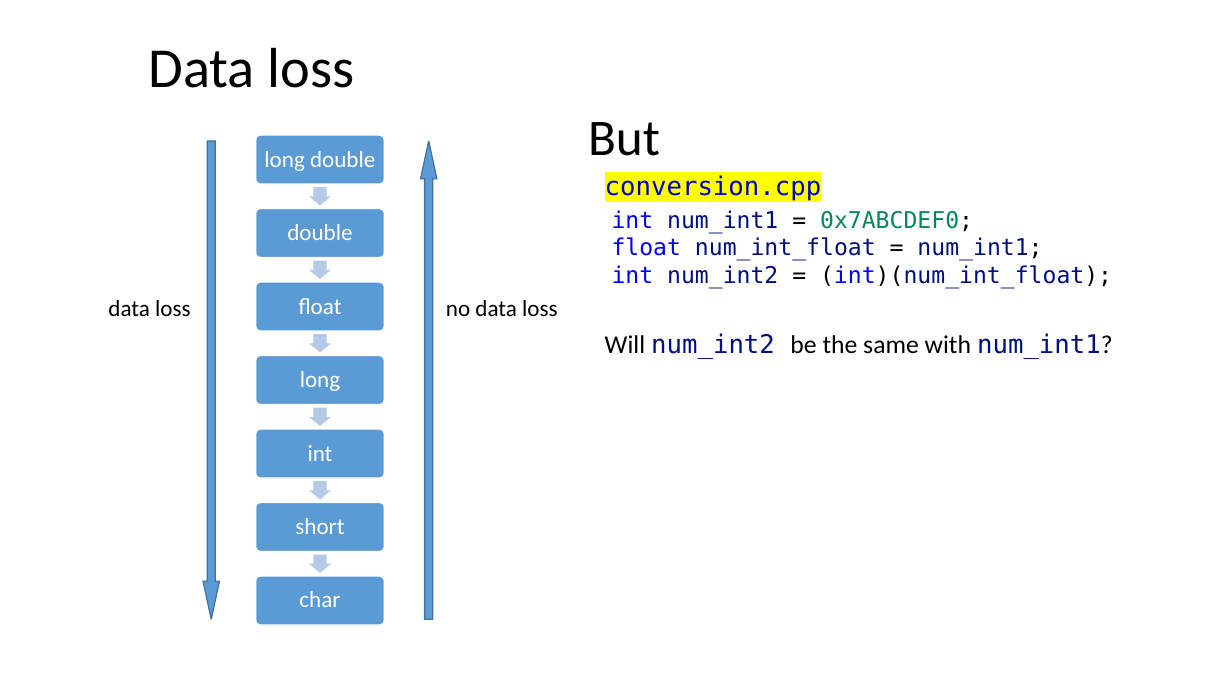
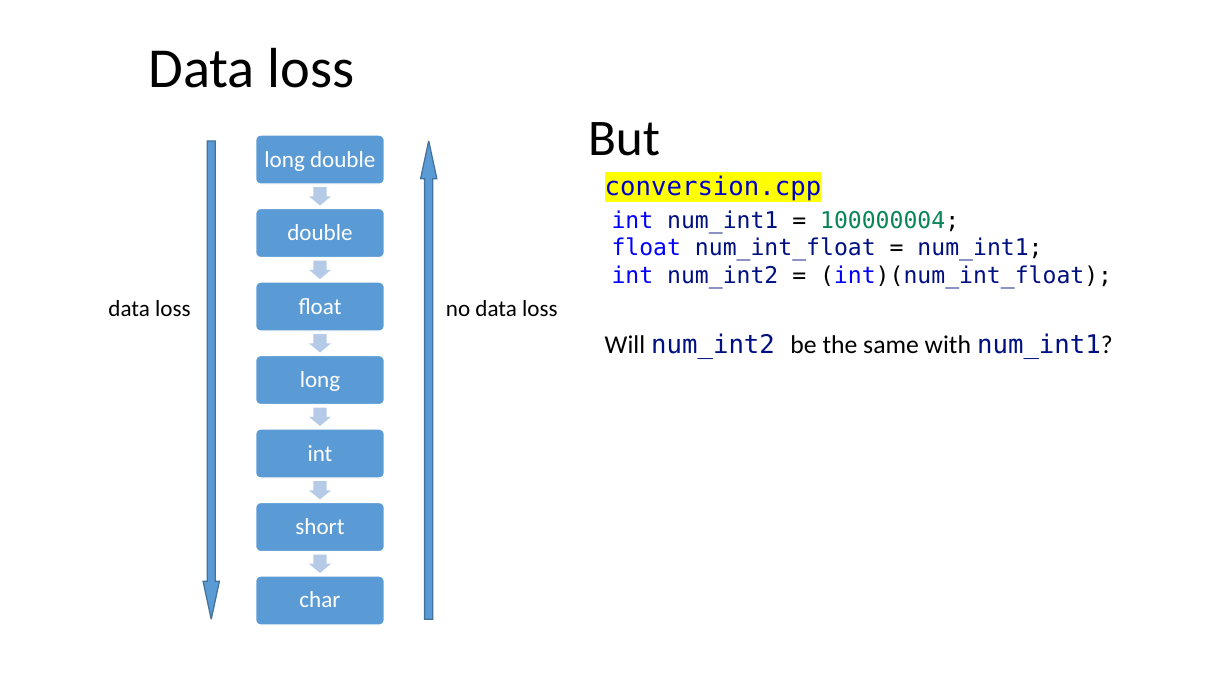
Before and after one commit to ShiqiYu/CPP, a slide deck: slide 35 of week02/Lecture02.pptx. Drawn at 1232x693 pixels with LibreOffice and Linux fonts; fonts in the diff are those of the drawing; background and template pictures are left out. Boxes give left, top, right and bottom in pixels: in the first picture for what was removed or moved away, otherwise in the second. Text is boxed around its words. In the diff, an @@ line names an element or a change of style, - is before the commit and + after.

```diff
--- a/week02/Lecture02.pptx
+++ b/week02/Lecture02.pptx
@@ text at (612,210,959,234): text changed @@
-int num_int1 = 0x7ABCDEF0;
+int num_int1 = 100000004;
```
Also in this commit, not shown: 1 other slide changed, 1 other file.
